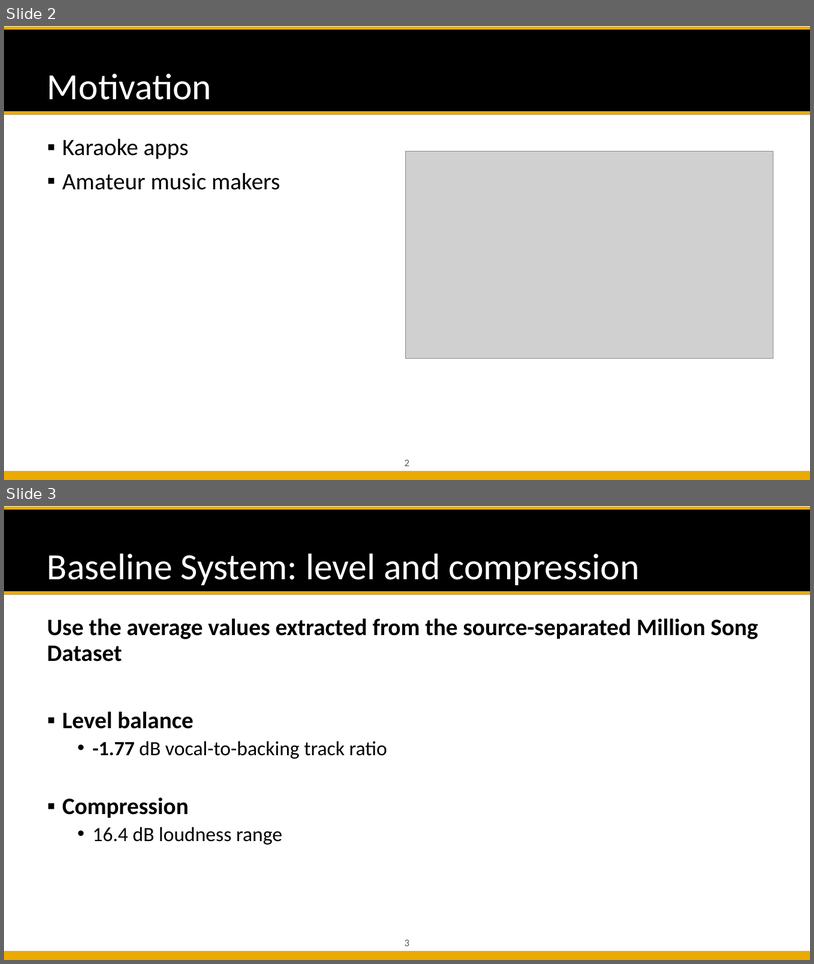
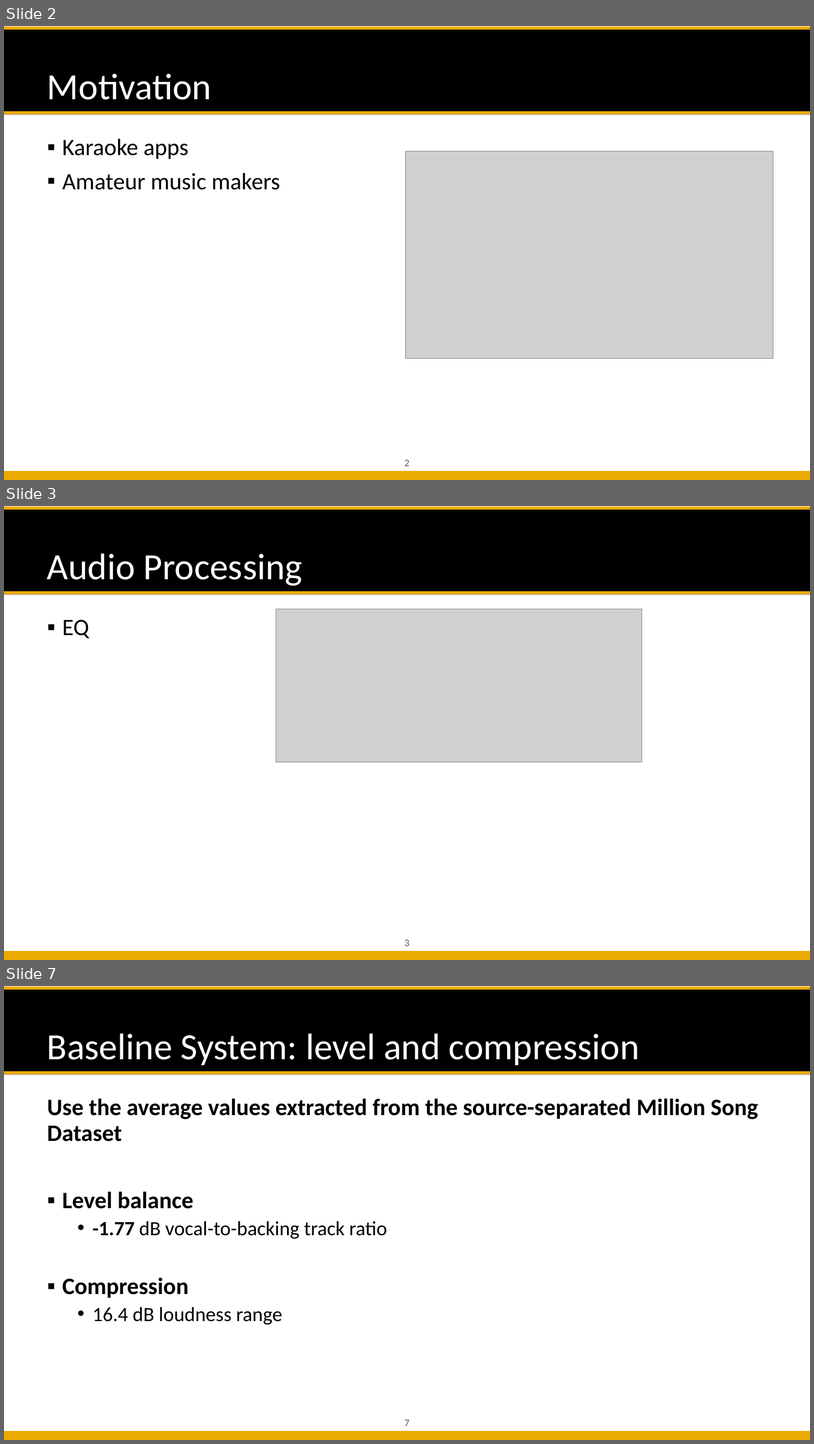
Before and after one commit to likelian/Lab_spring2022, a slide deck: doc/PPT_final/ Automatic Mixing.pptx. Shown one above the other, each under a label of ours: slides 2 and 3 before the commit, slides 2, 3 and 7 after it; the slides between them are not shown. The pictures are 814x964 and 814x1444 pixels, drawn with LibreOffice and Linux fonts; fonts in the diff are those of the drawing; grey boxes stand for pictures; background and template pictures are left out. Boxes give left, top, right and bottom in pixels: in the first picture for what was removed or moved away, otherwise in the second. Text is boxed around its words. In the diff, an @@ line names an element or a change of style, - is before the commit and + after.

```diff
--- a/doc/PPT_final/ Automatic Mixing.pptx
+++ b/doc/PPT_final/ Automatic Mixing.pptx
@@ slide 3 added at (4, 506, 810, 960), background #FFFFFF; not listed: 5 template elements that a slide beside it also shows @@
@@ title added at (47, 553, 303, 586), 44 pt, text #FFFFFF @@
+Audio Processing
@@ picture added at (276, 609, 643, 762) @@
@@ text added at (62, 619, 89, 639), 28 pt, text #000000 @@
+▪ EQ
@@ what was slide 3 is now slide 7 @@
@@ page number at (405, 1419, 410, 1426): text changed @@
-3
+7
```
Also in this commit, not shown: 3 other slides added, 4 other files.
